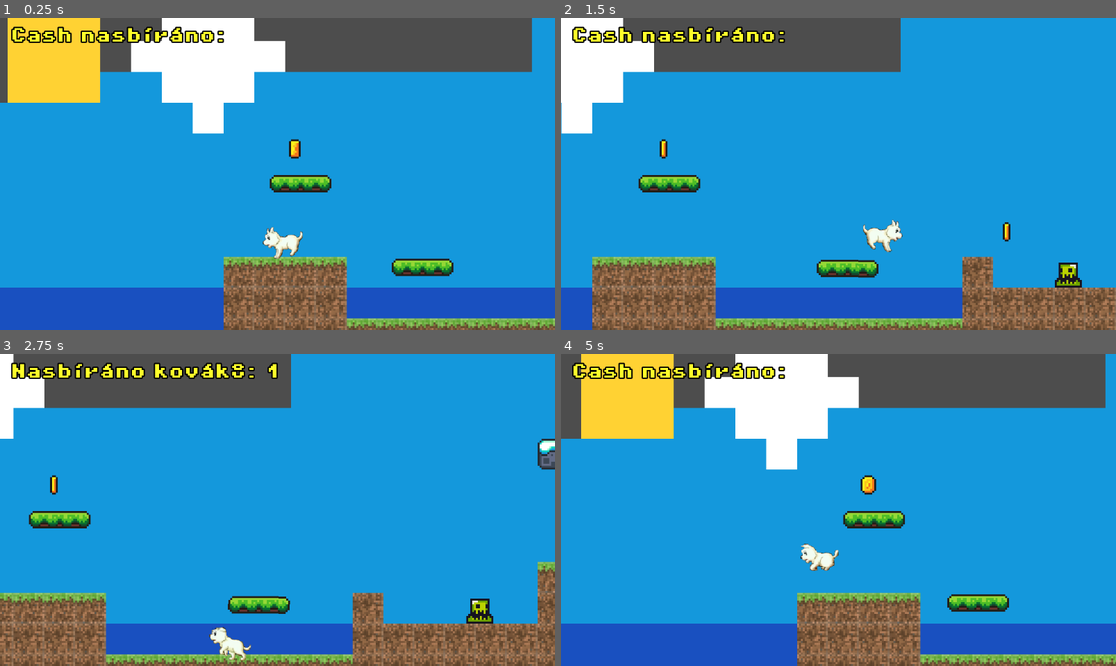
Above: before the commit, frames 1-4 (two rows, left to right).
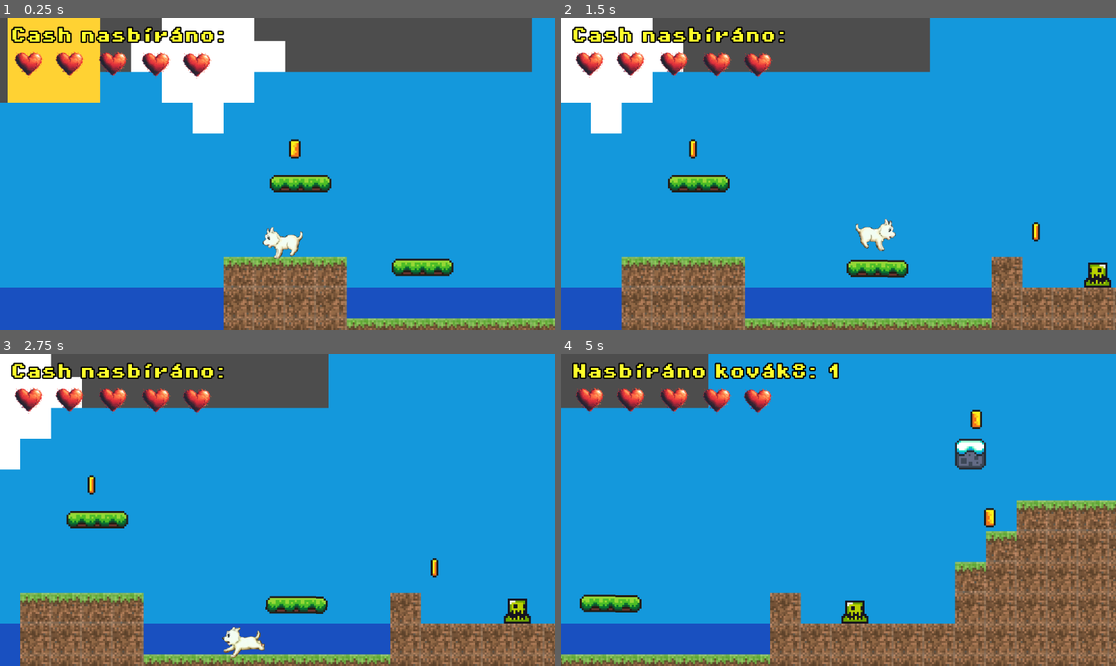
Above: after the commit, the same moments.

Repository: michlblan/AdvProgProjekt
Game: Godot game, scene res://screens/game.tscn
The game is run twice, just before and just after one commit, with the same random seed, the same clock (stepped at 60 frames per second) and the same inputs.
Inputs:
- Up to frame 1 (0.25 s): no input
- Up to frame 2 (1.5 s): hold Right (move_right) from 0.53 s (still down); tap Up (jump) at 0.77 s
- Up to frame 3 (2.75 s): tap Up (jump) at 1.52 s; release Right (move_right) at 2.03 s; hold Left (move_left) from 2.03 s (still down)
- Up to frame 4 (5 s): release Left (move_left) at 2.78 s; hold Right (move_right) 2.78-4.28 s; tap Up (jump) at 3.02, 3.77, 4.52 s; hold Left (move_left) from 4.28 s (still down)

The runs differ from the first frame. In frame 1, 1.3% of the frame differs, in the area x 2-39%, y 10-20%; in frame 2, 14%; in frame 3, 18%; in frame 4, 43%, in the area x 0-100%, y 0-100%.

Commit message:
Snížení rychlosti běhu, přidán ukazatel životů

Diff:
--- a/screens/game.tscn
+++ b/screens/game.tscn
@@ -5,6 +5,7 @@
 [ext_resource type="Texture2D" uid="uid://blq7wxgc2lodf" path="res://assets/sprites/world_tileset.png" id="2_3ciuf"]
 [ext_resource type="PackedScene" uid="uid://cf284tklgxne2" path="res://screens/platform.tscn" id="2_6nlyh"]
 [ext_resource type="FontFile" uid="uid://bhqngfdg6qlfu" path="res://assets/fonts/PixelOperator8-Bold.ttf" id="2_g7iek"]
+[ext_resource type="Texture2D" uid="uid://tolfjwj8y65j" path="res://assets/sprites/srdce.png" id="3_4v2gu"]
 [ext_resource type="PackedScene" uid="uid://dwdoaidgexler" path="res://screens/coin.tscn" id="4_rypym"]
 [ext_resource type="PackedScene" uid="uid://cf13elubjqsd1" path="res://screens/killzone.tscn" id="5_he66p"]
 [ext_resource type="PackedScene" uid="uid://d153t4y25md8d" path="res://screens/slime.tscn" id="6_5kag3"]
@@ -249,6 +250,26 @@
 theme_override_font_sizes/font_size = 32
 text = "Cash nasbíráno:"
 
+[node name="Srdce" type="Sprite2D" parent="GameManager/Canvas/CashLabel" unique_id=1274159015]
+position = Vector2(38, 76)
+texture = ExtResource("3_4v2gu")
+
+[node name="Srdce2" type="Sprite2D" parent="GameManager/Canvas/CashLabel" unique_id=805954602]
+position = Vector2(123, 76)
+texture = ExtResource("3_4v2gu")
+
+[node name="Srdce3" type="Sprite2D" parent="GameManager/Canvas/CashLabel" unique_id=2131247309]
+position = Vector2(213, 76)
+texture = ExtResource("3_4v2gu")
+
+[node name="Srdce4" type="Sprite2D" parent="GameManager/Canvas/CashLabel" unique_id=1090313675]
+position = Vector2(302, 77)
+texture = ExtResource("3_4v2gu")
+
+[node name="Srdce5" type="Sprite2D" parent="GameManager/Canvas/CashLabel" unique_id=1197777541]
+position = Vector2(387, 78)
+texture = ExtResource("3_4v2gu")
+
 [node name="player" parent="." unique_id=437742169 instance=ExtResource("1_6ydpi")]
 position = Vector2(-3, -18)
 
--- a/scripts/player.gd
+++ b/scripts/player.gd
@@ -1,6 +1,6 @@
 extends CharacterBody2D
 
-const SPEED = 130.0
+const SPEED = 110.0
 const JUMP_VELOCITY = -280.0
 @onready var playerSprite = $AnimatedSprite2D
 
Binary file added: assets/sprites/srdce.png
Not shown, added: assets/sprites/srdce.png.import
